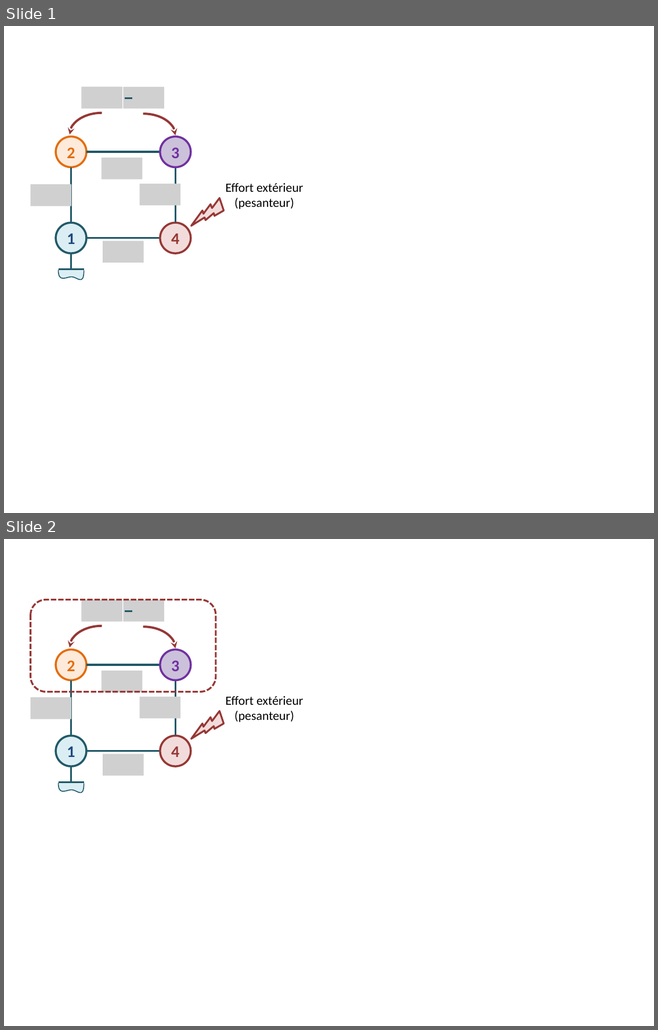
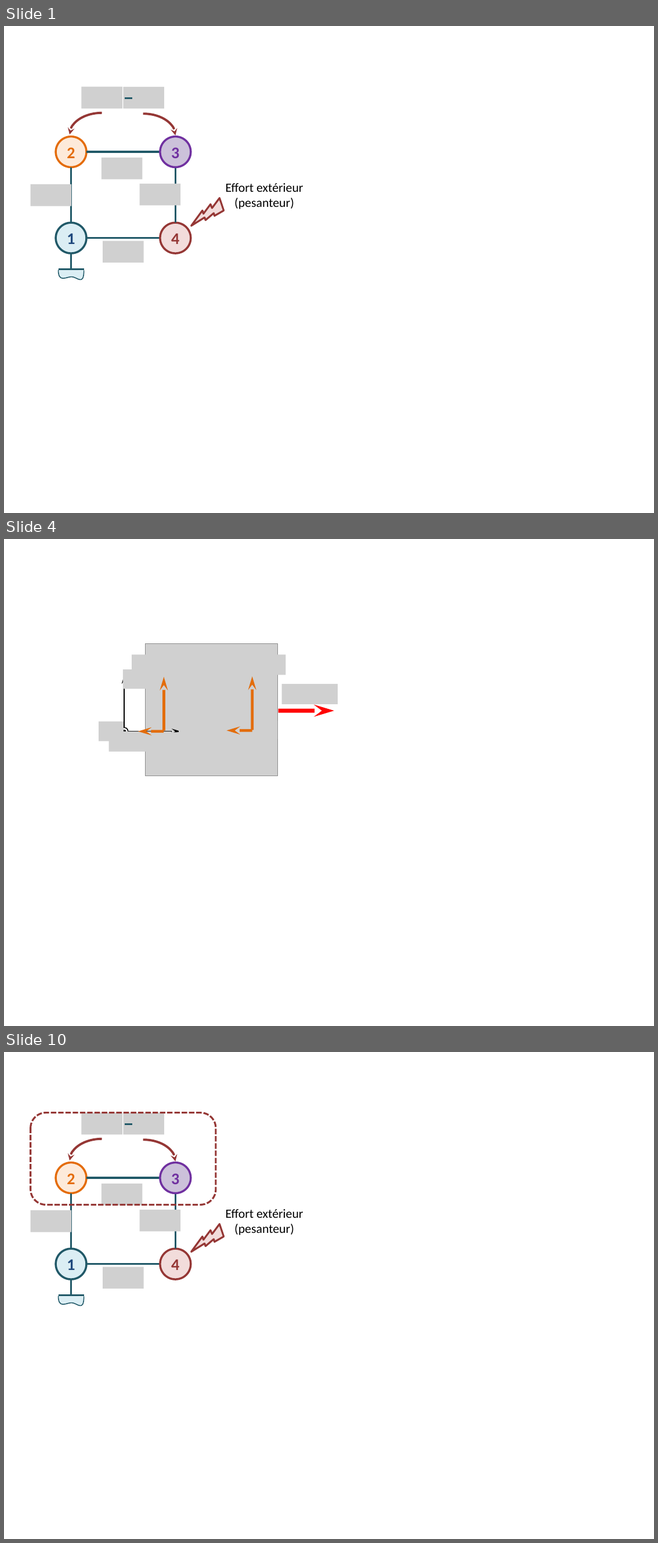
Before and after one commit to xpessoles/PSI_Cy_04_ModelisationDynamique, a slide deck: Chapitre_03_Methodologie/Cours/images/Figure.pptx. Shown one above the other, each under a label of ours: slides 1 and 2 before the commit, slides 1, 4 and 10 after it; the slides between them are not shown. The pictures are 658x1030 and 658x1543 pixels, drawn with LibreOffice and Linux fonts; fonts in the diff are those of the drawing; grey boxes stand for pictures. Boxes give left, top, right and bottom in pixels: in the first picture for what was removed or moved away, otherwise in the second. Text is boxed around its words. In the diff, an @@ line names an element or a change of style, - is before the commit and + after.

```diff
--- a/Chapitre_03_Methodologie/Cours/images/Figure.pptx
+++ b/Chapitre_03_Methodologie/Cours/images/Figure.pptx
@@ slide 4 added at (4,539,654,1026), background #FFFFFF @@
@@ picture added at (132,654,195,675) @@
@@ picture added at (145,643,278,776) @@
@@ picture added at (221,654,286,675) @@
@@ picture added at (123,669,146,689) @@
@@ arrow added from (124, 732) to (124, 675), #000000 1.5 pt @@
@@ arrow added from (164, 730) to (164, 676), #E46C0A 3 pt @@
@@ arrow added from (252, 730) to (252, 676), #E46C0A 3 pt @@
@@ picture added at (281,684,338,704) @@
@@ arrow added from (278, 711) to (334, 711), #FF0000 4.5 pt @@
@@ picture added at (99,722,123,741) @@
@@ ellipse added at (120,727,128,735), fill #FFFFFF, outline #000000 1 pt @@
@@ ellipse added at (123,730,125,733), fill #000000, outline #000000 1 pt @@
@@ picture added at (179,727,201,747) @@
@@ picture added at (227,722,247,740) @@
@@ picture added at (258,721,278,739) @@
@@ picture added at (108,732,171,751) @@
@@ arrow added from (124, 732) to (181, 732), #000000 1.5 pt @@
@@ arrow added from (164, 732) to (138, 732), #E46C0A 3 pt @@
@@ picture added at (164,733,183,751) @@
@@ picture added at (214,733,276,754) @@
@@ arrow added from (252, 730) to (227, 730), #E46C0A 3 pt @@
@@ what was slide 2 is now slide 10 @@
```
Also in this commit, not shown: 7 other slides added, 9 other files.
